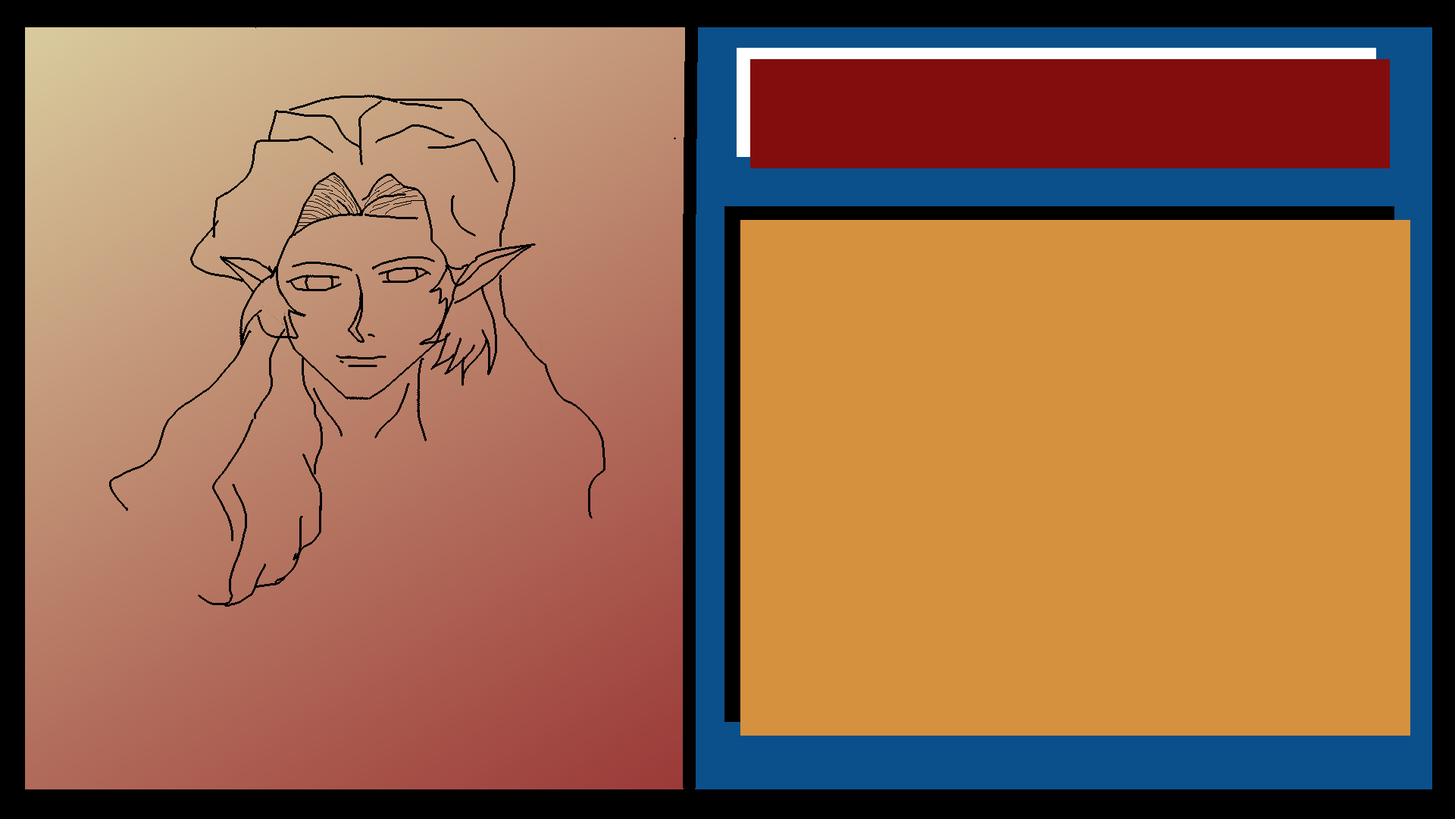
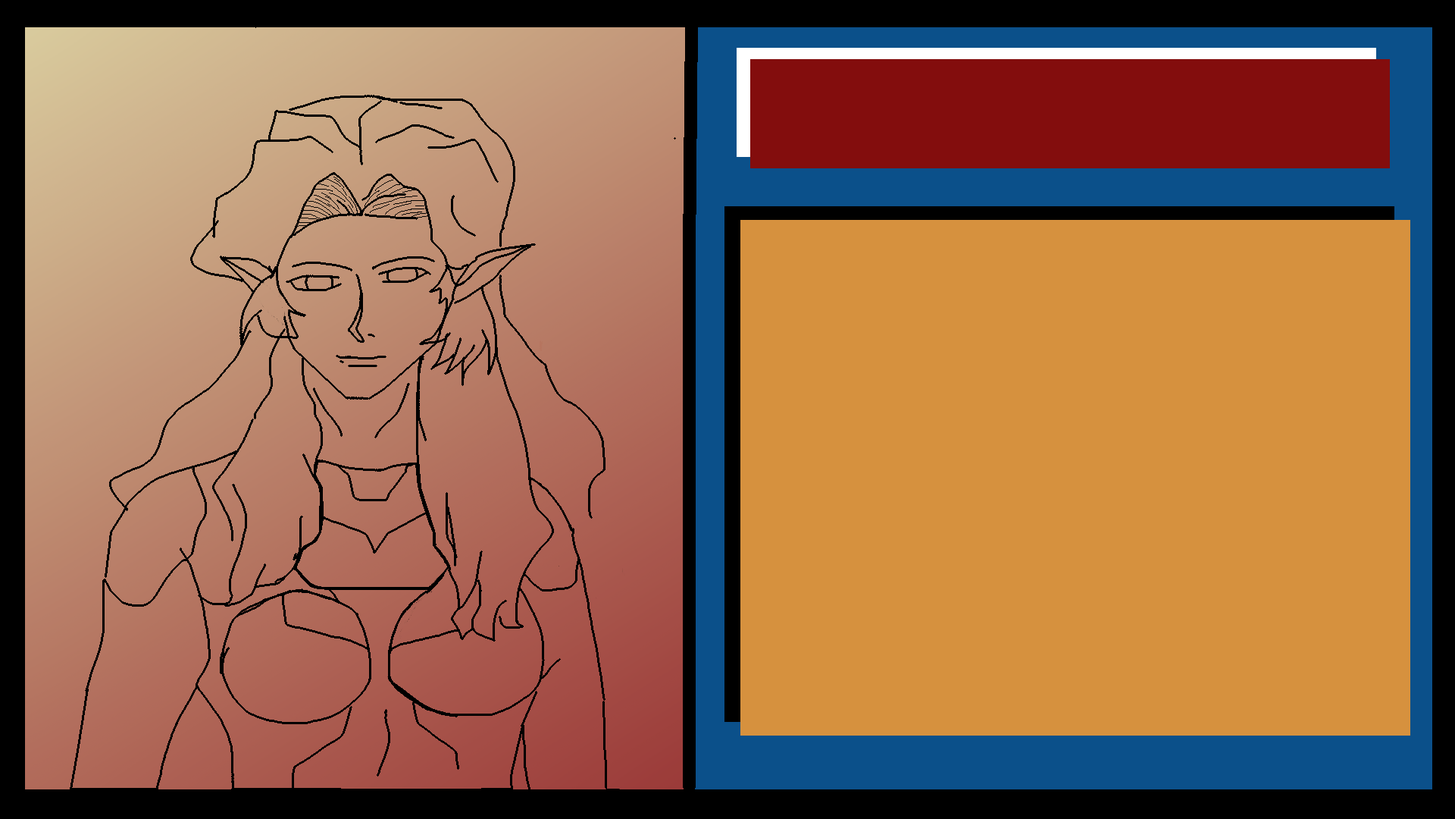
The second 1455×819 image is a revision of the first. Changes to its layers:
painted on "hair" over [394, 205, 555, 642]
painted on "body" over [69, 450, 625, 790]
